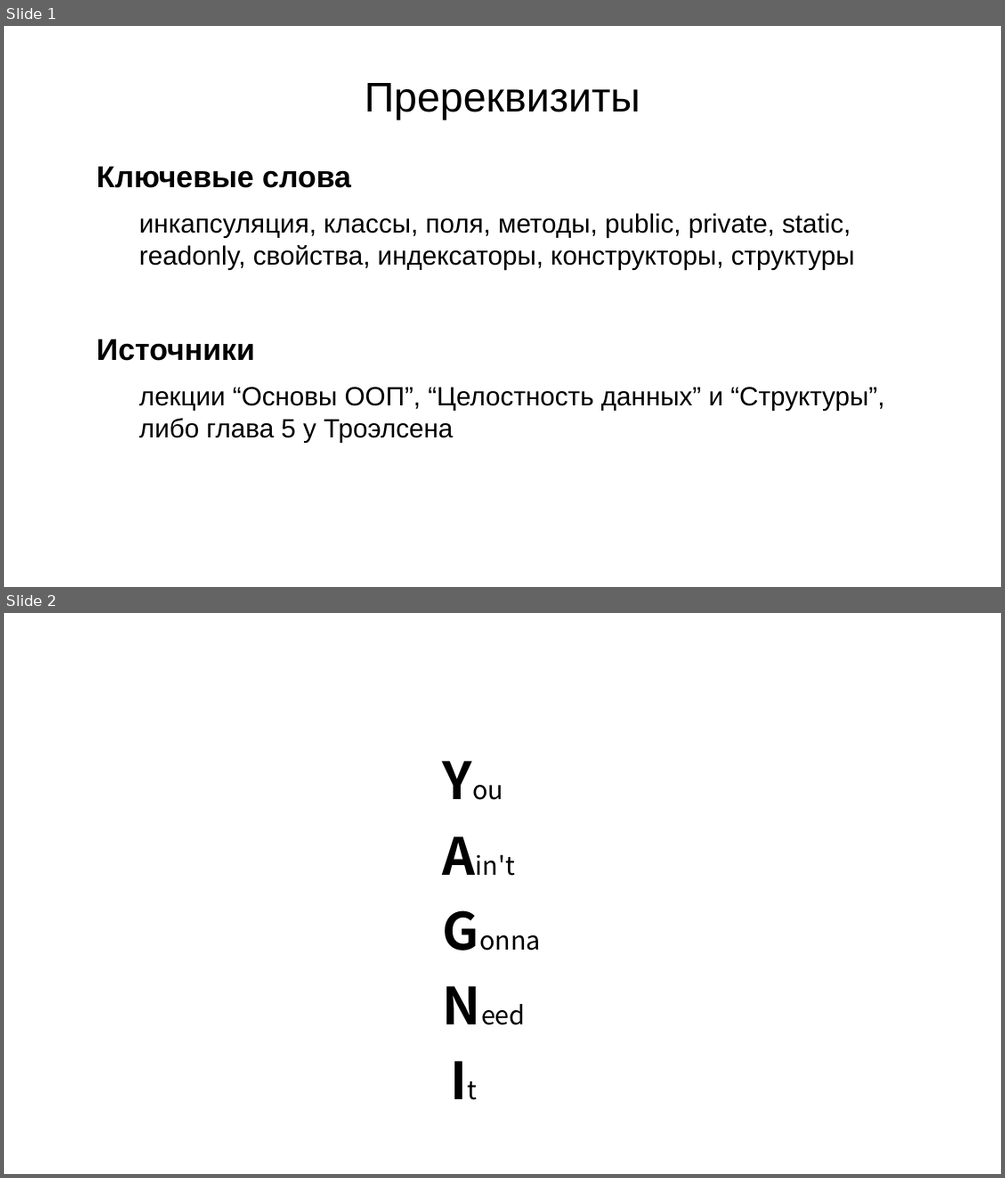
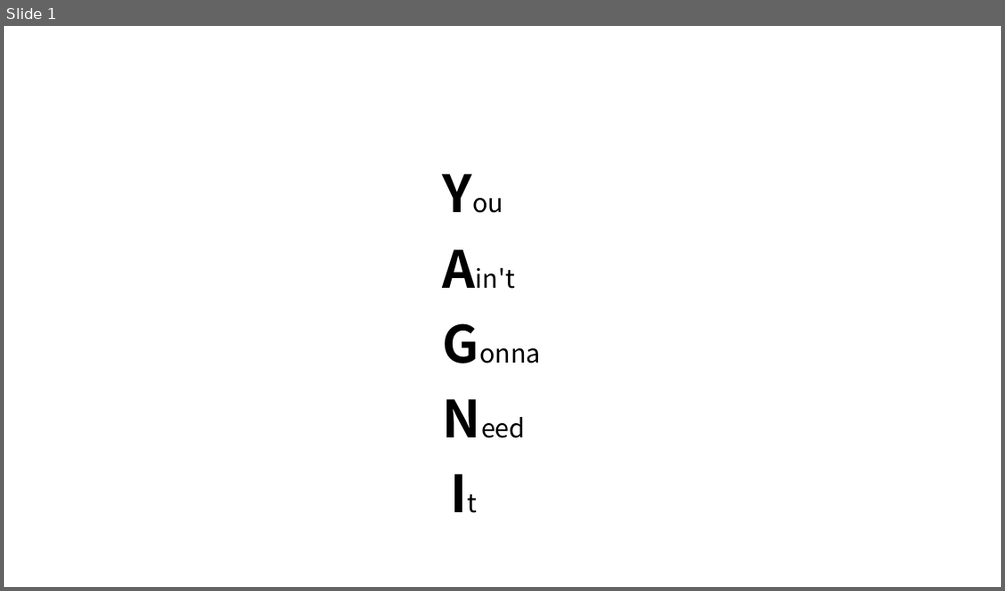
Before and after one commit to okulovsky/NewCS2, a slide deck: Lecture01/S00 - пререквизиты.odp. Shown one above the other, each under a label of ours: slides 1 and 2 before the commit, slide 1 after it. The pictures are 1005x1178 and 1005x591 pixels, drawn with LibreOffice and Linux fonts; fonts in the diff are those of the drawing. Boxes give left, top, right and bottom in pixels: in the first picture for what was removed or moved away, otherwise in the second. Text is boxed around its words. In the diff, an @@ line names an element or a change of style, - is before the commit and + after.

```diff
--- a/Lecture01/S00 - пререквизиты.odp
+++ b/Lecture01/S00 - пререквизиты.odp
@@ slide 1 removed at (4, 26, 1001, 587), background #FFFFFF @@
@@ title removed at (364, 83, 640, 119) @@
-Пререквизиты
@@ text removed at (97, 166, 884, 443) @@
-Ключевые слова
-  инкапсуляция, классы, поля, методы, public, private, static, readonly, свойства, индексаторы, конструкторы, структуры
-Источники
-  лекции “Основы ООП”, “Целостность данных” и “Структуры”, либо глава 5 у Троэлсена
@@ what was slide 2 is now slide 1 @@
```
Also in this commit, not shown: 21 other files.
